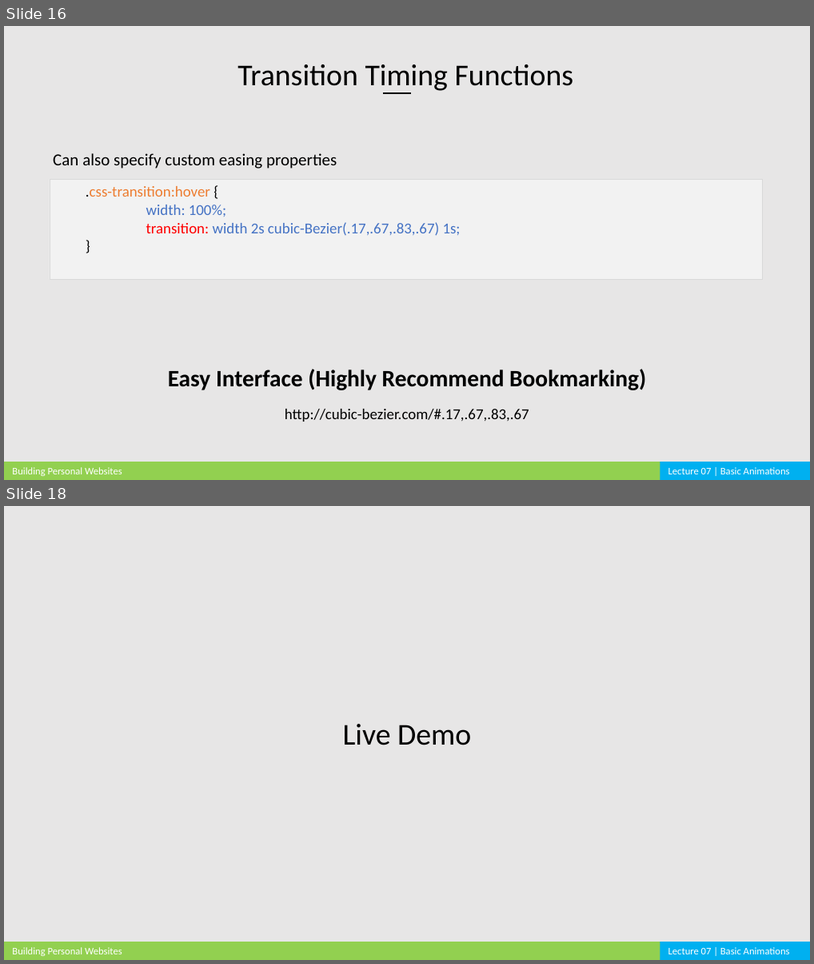
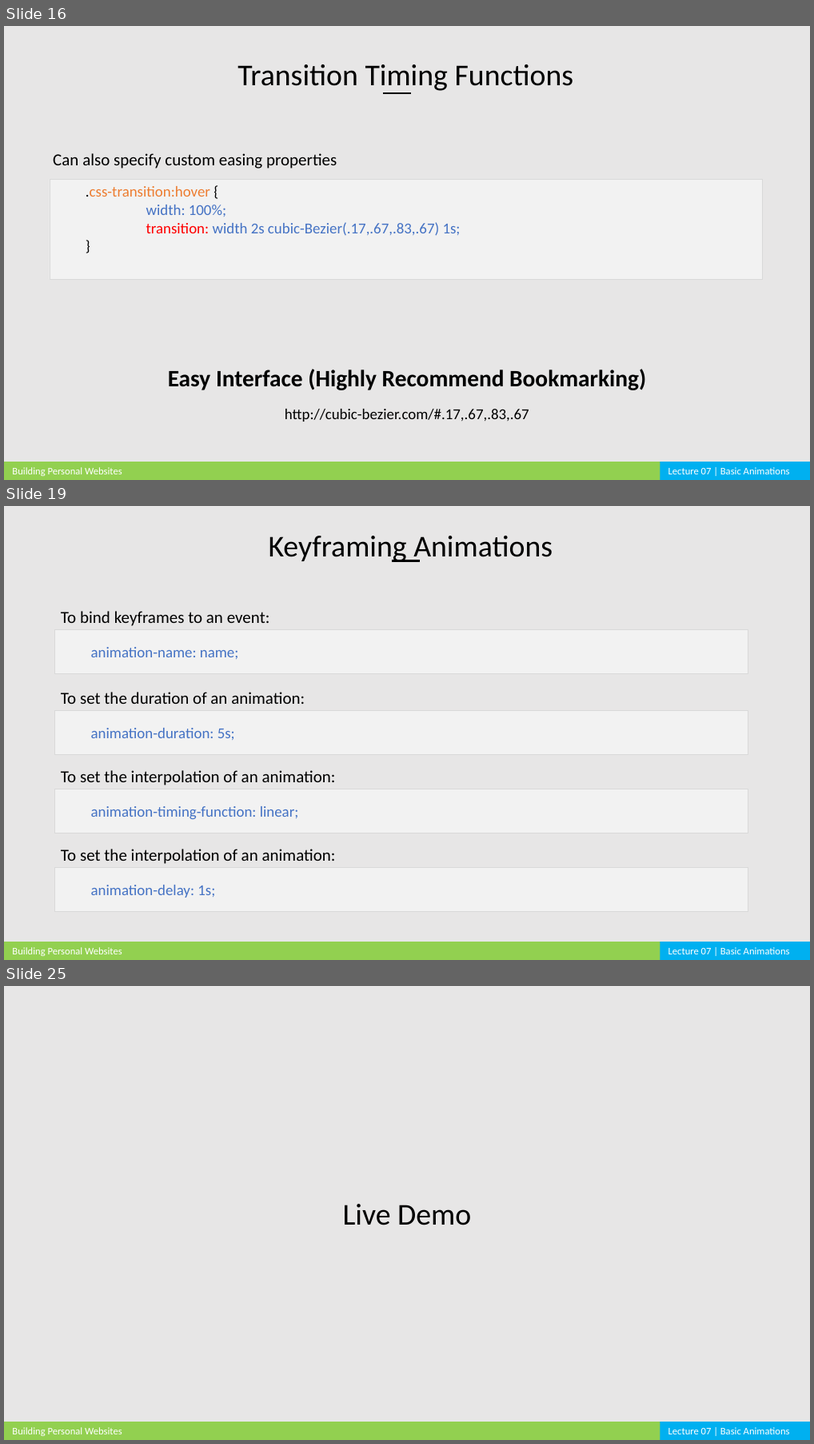
Before and after one commit to cardadfar/stuco_webdev_website, a slide deck: assets/lectures/BPW_Lecture_07.pptx. Shown one above the other, each under a label of ours: slides 16 and 18 before the commit, slides 16, 19 and 25 after it; the slides between them are not shown. The pictures are 814x964 and 814x1444 pixels, drawn with LibreOffice and Linux fonts; fonts in the diff are those of the drawing. Boxes give left, top, right and bottom in pixels: in the first picture for what was removed or moved away, otherwise in the second. Text is boxed around its words. In the diff, an @@ line names an element or a change of style, - is before the commit and + after.

```diff
--- a/assets/lectures/BPW_Lecture_07.pptx
+++ b/assets/lectures/BPW_Lecture_07.pptx
@@ slide 19 added at (4,506,810,960), background #E7E6E6 @@
@@ text added at (269,536,553,562), 36 pt, text #000000 @@
+Keyframing Animations
@@ line added from (392, 561) to (420, 561), #000000 2.25 pt @@
@@ text added at (61,611,270,626), 20 pt, text #000000 @@
+To bind keyframes to an event:
@@ rectangle added at (55,629,749,673), fill #F2F2F2, outline #D9D9D9 0.25 pt, 18 pt, text #4472C4 @@
+  animation-name: name;
@@ text added at (61,692,305,704), 20 pt, text #000000 @@
+To set the duration of an animation:
@@ rectangle added at (55,711,749,755), fill #F2F2F2, outline #D9D9D9 0.25 pt, 18 pt, text #4472C4 @@
+  animation-duration: 5s;
@@ rectangle added at (55,788,749,832), fill #F2F2F2, outline #D9D9D9 0.25 pt, 18 pt, text #4472C4 @@
+  animation-timing-function: linear;
@@ text added at (61,770,336,785), 20 pt, text #000000 @@
+To set the interpolation of an animation:
@@ text added at (61,848,336,864), 20 pt, text #000000 @@
+To set the interpolation of an animation:
@@ rectangle added at (55,867,749,912), fill #F2F2F2, outline #D9D9D9 0.25 pt, 18 pt, text #4472C4 @@
+  animation-delay: 1s;
@@ rectangle added at (4,941,664,960), fill #92D050 @@
@@ text added at (12,947,122,956), 12 pt, text #FFFFFF @@
+Building Personal Websites
@@ rectangle added at (660,941,810,960), fill #00B0F0 @@
@@ text added at (669,947,790,954), 12 pt, text #FFFFFF @@
+Lecture 07 | Basic Animations
@@ what was slide 18 is now slide 25 @@
```
Also in this commit, not shown: 3 slides changed, 6 other slides added, 6 other files.
